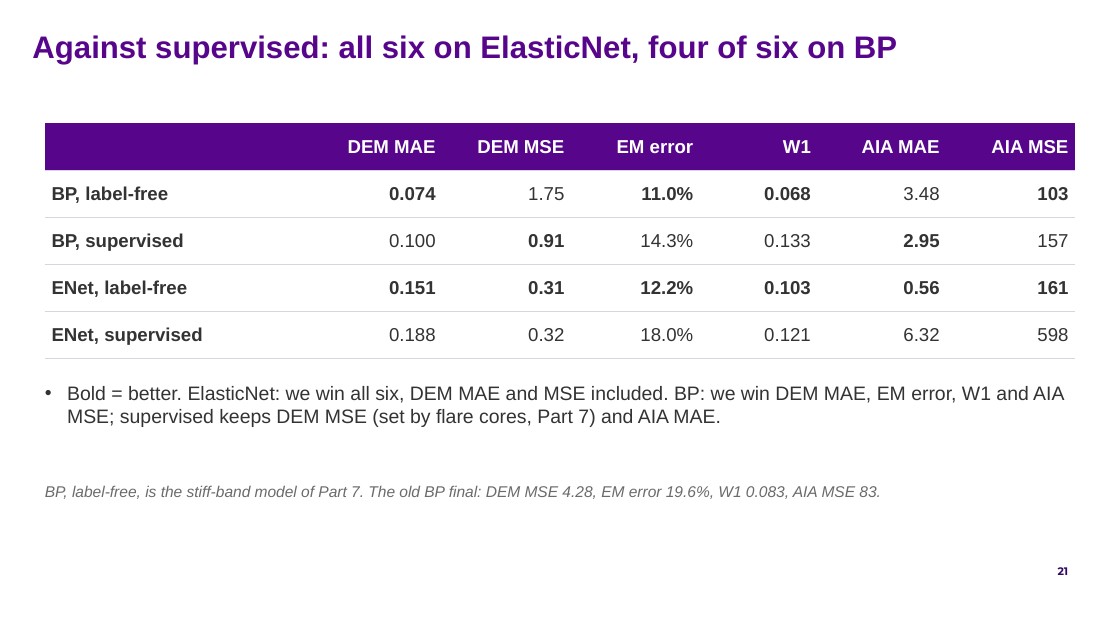
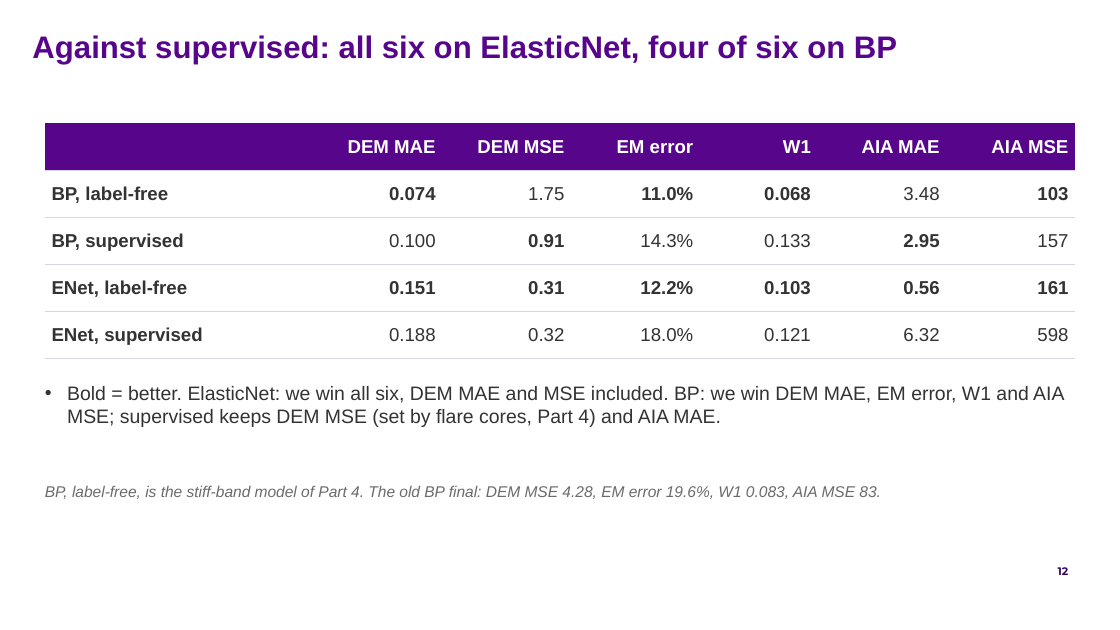
Before and after one commit to FruitPnchSamuraiG/solar-dem-inversion, a slide deck: slide 12 of slides/DEM_deck_v2.pptx (slide 21 before the commit). Drawn at 1120x630 pixels with LibreOffice and Linux fonts; fonts in the diff are those of the drawing; background and template pictures are left out. Boxes give left, top, right and bottom in pixels: in the first picture for what was removed or moved away, otherwise in the second. Text is boxed around its words. In the diff, an @@ line names an element or a change of style, - is before the commit and + after.

```diff
--- a/slides/DEM_deck_v2.pptx
+++ b/slides/DEM_deck_v2.pptx
@@ text at <box>67,386,1064,427</box>: text changed @@
-• Bold = better. ElasticNet: we win all six, DEM MAE and MSE included. BP: we win DEM MAE, EM error, W1 and AIA MSE; supervised keeps DEM MSE (set by flare cores, Part 7) and AIA MAE.
+• Bold = better. ElasticNet: we win all six, DEM MAE and MSE included. BP: we win DEM MAE, EM error, W1 and AIA MSE; supervised keeps DEM MSE (set by flare cores, Part 4) and AIA MAE.
@@ text at <box>45,485,881,499</box>: text changed @@
-BP, label-free, is the stiff-band model of Part 7. The old BP final: DEM MSE 4.28, EM error 19.6%, W1 0.083, AIA MSE 83.
+BP, label-free, is the stiff-band model of Part 4. The old BP final: DEM MSE 4.28, EM error 19.6%, W1 0.083, AIA MSE 83.
@@ page number at <box>1058,567,1069,575</box>: text changed @@
-21
+12
```
Also in this commit, not shown: 10 other slides changed, 3 slides added, 3 slides removed, 6 other files.
